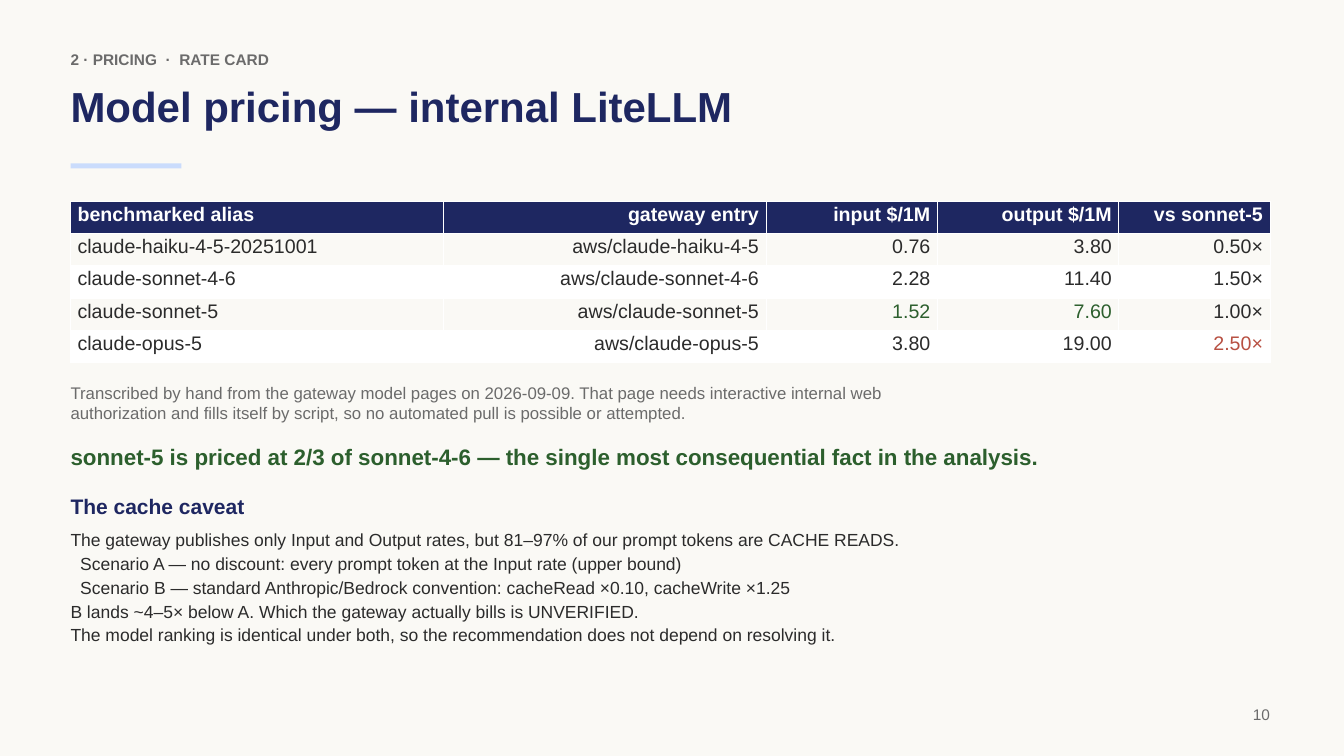
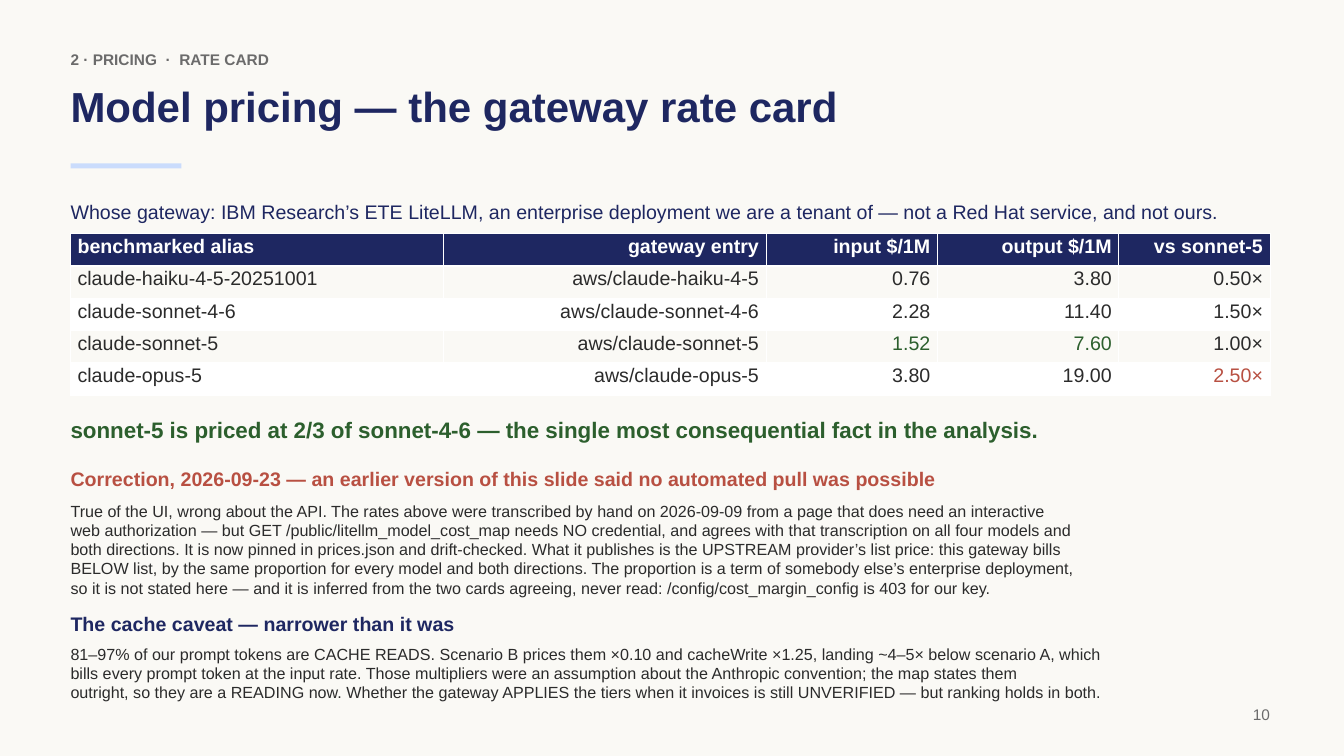
Before and after one commit to rossoctl/autobench-claudecode, a slide deck: slide 10 of results/autobench-claudecode-summary.pptx. Drawn at 1344x756 pixels with LibreOffice and Linux fonts; fonts in the diff are those of the drawing. Boxes give left, top, right and bottom in pixels: in the first picture for what was removed or moved away, otherwise in the second. Text is boxed around its words. In the diff, an @@ line names an element or a change of style, - is before the commit and + after.

```diff
--- a/results/autobench-claudecode-summary.pptx
+++ b/results/autobench-claudecode-summary.pptx
@@ text at bbox=[71, 91, 838, 131]: text changed @@
-Model pricing — internal LiteLLM
+Model pricing — the gateway rate card
@@ text added at bbox=[71, 204, 1218, 223], 14 pt, text #1E2761 @@
+Whose gateway: IBM Research’s ETE LiteLLM, an enterprise deployment we are a tenant of — not a Red Hat service, and not ours.
@@ table: place and size @@
-table at bbox=[71, 202, 1270, 363]
+table at bbox=[71, 234, 1270, 395]
@@ text removed at bbox=[71, 387, 882, 423] @@
-Transcribed by hand from the gateway model pages on 2026-09-09. That page needs interactive internal web
-authorization and fills itself by script, so no automated pull is possible or attempted.
@@ text "sonnet-5 is priced at 2/3 ...": place and size @@
-text "sonnet-5 is priced at 2/3 ..." at bbox=[71, 448, 1037, 470]
+text "sonnet-5 is priced at 2/3 ..." at bbox=[71, 421, 1037, 443]
@@ text added at bbox=[71, 472, 936, 490], 14 pt, text #B85042, bold @@
+Correction, 2026-09-23 — an earlier version of this slide said no automated pull was possible
@@ text added at bbox=[71, 505, 1073, 598], 11.5 pt, text #2B2B2B @@
+True of the UI, wrong about the API. The rates above were transcribed by hand on 2026-09-09 from a page that does need an interactive
+web authorization — but GET /public/litellm_model_cost_map needs NO credential, and agrees with that transcription on all four models and
+both directions. It is now pinned in prices.json and drift-checked. What it publishes is the UPSTREAM provider’s list price: this gateway bills
+BELOW list, by the same proportion for every model and both directions. The proportion is a term of somebody else’s enterprise deployment,
+so it is not stated here — and it is inferred from the two cards agreeing, never read: /config/cost_margin_config is 403 for our key.
@@ text removed at bbox=[71, 533, 899, 645] @@
-The gateway publishes only Input and Output rates, but 81–97% of our prompt tokens are CACHE READS.
-Scenario A — no discount: every prompt token at the Input rate (upper bound)
-Scenario B — standard Anthropic/Bedrock convention: cacheRead ×0.10, cacheWrite ×1.25
-B lands ~4–5× below A. Which the gateway actually bills is UNVERIFIED.
-The model ranking is identical under both, so the recommendation does not depend on resolving it.
@@ text at bbox=[71, 616, 454, 632]: text changed; size 15 to 14 pt @@
-The cache caveat
+The cache caveat — narrower than it was
@@ text added at bbox=[71, 648, 1101, 702], 11.5 pt, text #2B2B2B @@
+81–97% of our prompt tokens are CACHE READS. Scenario B prices them ×0.10 and cacheWrite ×1.25, landing ~4–5× below scenario A, which
+bills every prompt token at the input rate. Those multipliers were an assumption about the Anthropic convention; the map states them
+outright, so they are a READING now. Whether the gateway APPLIES the tiers when it invoices is still UNVERIFIED — but ranking holds in both.
```
Also in this commit, not shown: 3 other slides changed, 2 other files.
